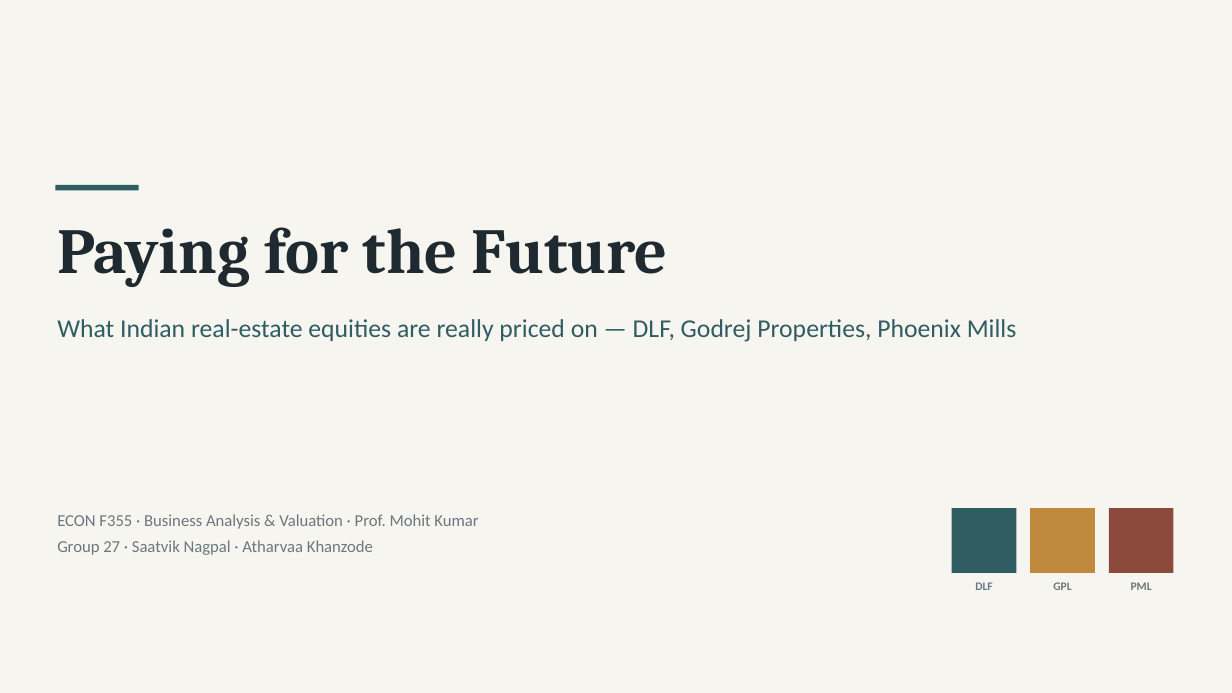
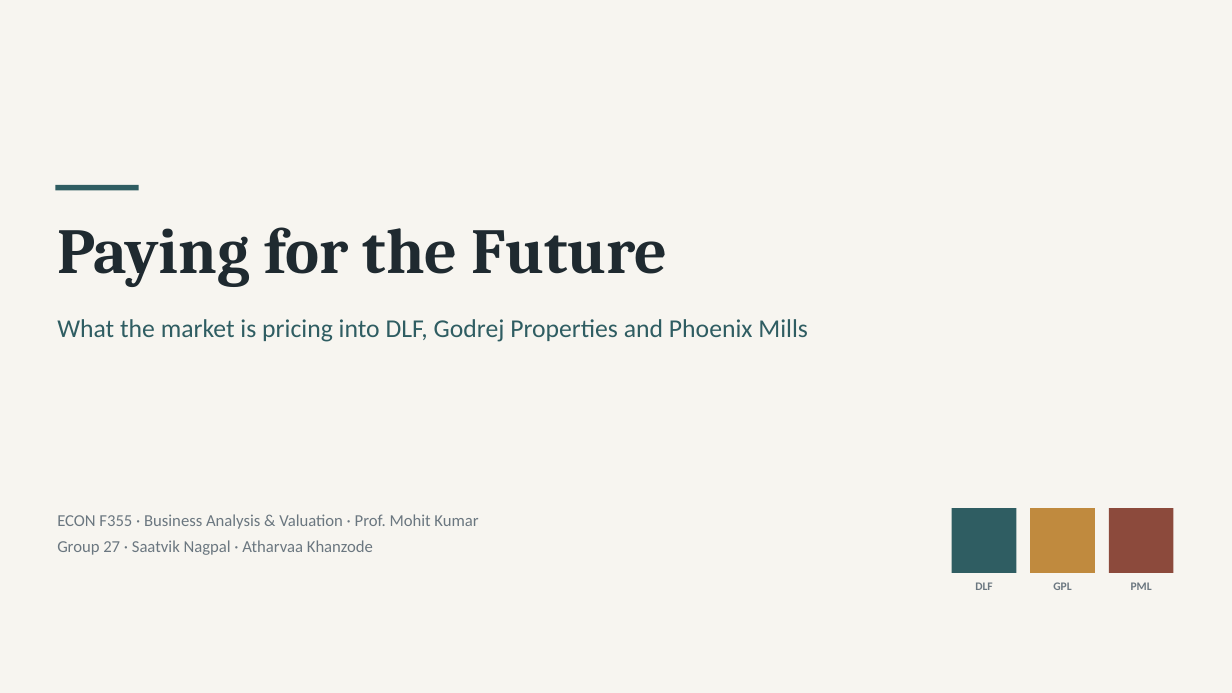
Before and after one commit to atharvaakz/BAAV, a slide deck: slide 1 of reports/ProjectBaav_Group27_Presentation.pptx. Drawn at 1232x693 pixels with LibreOffice and Linux fonts; fonts in the diff are those of the drawing. Boxes give left, top, right and bottom in pixels: in the first picture for what was removed or moved away, otherwise in the second. Text is boxed around its words. In the diff, an @@ line names an element or a change of style, - is before the commit and + after.

```diff
--- a/reports/ProjectBaav_Group27_Presentation.pptx
+++ b/reports/ProjectBaav_Group27_Presentation.pptx
@@ text at (x1=57, y1=319, x2=808, y2=342): text changed @@
-What Indian real-estate equities are really priced on — DLF, Godrej Properties, Phoenix Mills
+What the market is pricing into DLF, Godrej Properties and Phoenix Mills
```
Also in this commit, not shown: 5 other slides changed, 17 slides added, 12 slides removed, 7 other files.
